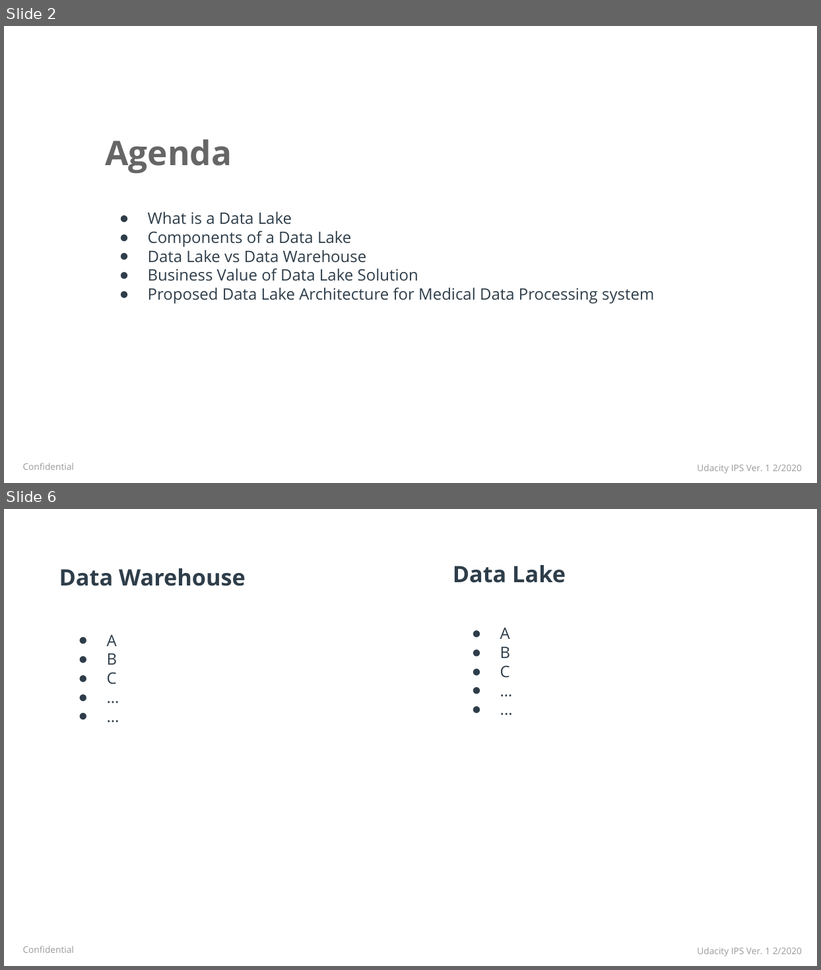
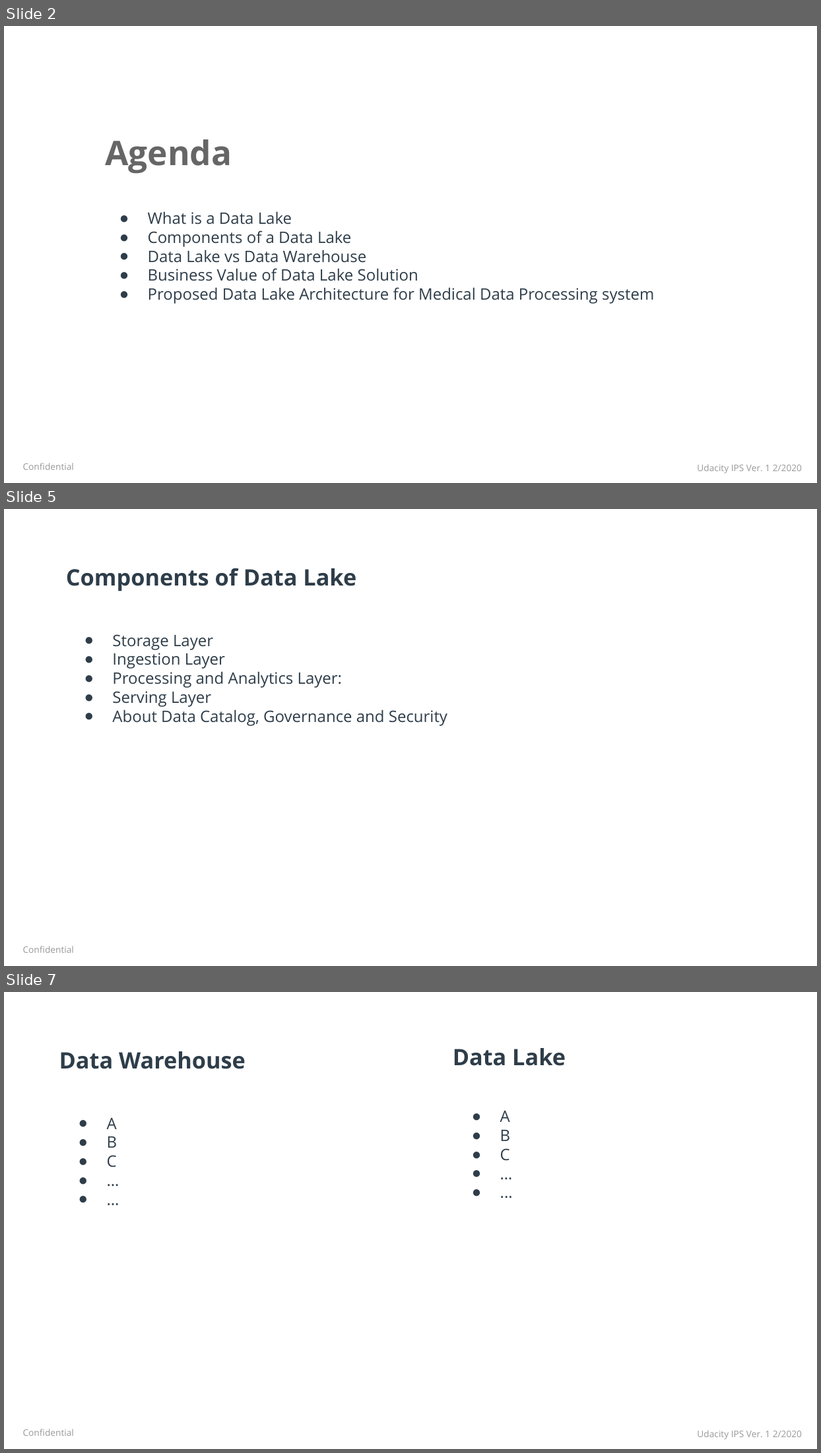
Before and after one commit to fuongcao/udacity-data-achitect, a slide deck: 3- Enterprise Data Lake/Datalake Executive Presentation.pptx. Shown one above the other, each under a label of ours: slides 2 and 6 before the commit, slides 2, 5 and 7 after it; the slides between them are not shown. The pictures are 821x970 and 821x1453 pixels, drawn with LibreOffice and Linux fonts; fonts in the diff are those of the drawing; background and template pictures are left out. Boxes give left, top, right and bottom in pixels: in the first picture for what was removed or moved away, otherwise in the second. Text is boxed around its words. In the diff, an @@ line names an element or a change of style, - is before the commit and + after.

```diff
--- a/3- Enterprise Data Lake/Datalake Executive Presentation.pptx
+++ b/3- Enterprise Data Lake/Datalake Executive Presentation.pptx
@@ slide 5 added at [4,509,817,966], background picture (left out); not listed: 1 template element that a slide beside it also shows @@
@@ title added at [66,568,356,591], 20 pt, text #2E3D49, bold @@
+Components of Data Lake
@@ text added at [112,634,448,726], 14 pt, text #2E3D49 @@
+● Storage Layer
+● Ingestion Layer
+● Processing and Analytics Layer:
+● Serving Layer
+● About Data Catalog, Governance and Security
@@ what was slide 6 is now slide 7 @@
```
Also in this commit, not shown: 3 slides changed, 1 other slide added, 1 slide removed, 3 other files.
